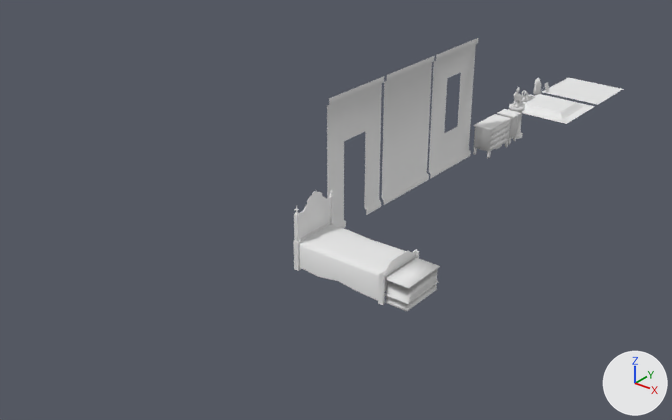
A saved change to the FBX model Docs/FBX/QuartoIrmãoMaisVelho.fbx.
Camera for both pictures: a 50 mm camera at (12.7, -33.7, 10.7) aimed at (-1.1, -16.4, 0.0). The axes (+X, +Y, +Z) are drawn at lower right. The lights are the same throughout.

Objects in the first picture: 'BauIrmaoMV', 'CamaIrmaoMV', 'ChaoIrmaoMV', 'ComodaIrmaoMV', 'CriadoIrmaoMV', 'EstatuaCabra', 'EstatuaCobra', 'EstatuaCoelho', 'ParedeIrmaoMV', 'ParedeJanelaIrmaoMV', 'ParedePortaIrmaoMV', 'PilarEstatuas', 'TetoIrmaoMV'.
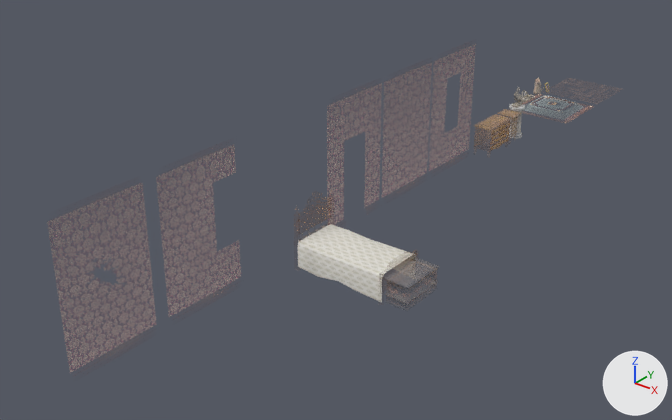
What changed in the scene script:
```text
Add img_atlasquartoirmaomaisvelho_png:
    img_atlasquartoirmaomaisvelho_png = load_image('AtlasQuartoIrmaoMaisVelho.png', '../Texturas/AtlasQuartoIrmaoMaisVelho.png', 1024, 1024, 'Non-Color')
Change mat_atlas:
    add n2 = _N.new('ShaderNodeTexImage'); n2.name = 'Image Texture'
    add n2.image = img_atlasquartoirmaomaisvelho_png
    add n3 = _N.new('ShaderNodeTexImage'); n3.name = 'Image Texture.001'
    add n3.image = img_atlasquartoirmaomaisvelho_png
    where n0 = _N.new('ShaderNodeBsdfPrincipled'); n0.name = 'Principled BSDF'
    add _L.new(n2.outputs[0], n0.inputs[0])  # 'Color' to 'Base Color'
    add _L.new(n3.outputs[0], n0.inputs[4])  # 'Color' to 'Alpha'
Add me_paredeirmaomv_005:
    me_paredeirmaomv_005.from_pydata(...)  # 16 vertices, 9 faces; spans x 0.0..0.07, y -1.08..1.08, z 0.0..3.59
    me_paredeirmaomv_005.materials.append(mat_atlas)
Add me_paredeirmaomv_004:
    me_paredeirmaomv_004.from_pydata(...)  # 16 vertices, 7 faces; spans x 0.0..0.07, y -1.08..1.08, z 0.0..3.59
    me_paredeirmaomv_004.materials.append(mat_atlas)
Add ob_paredeirmaomv_002:
    ob_paredeirmaomv_002 = bpy.data.objects.new('ParedeIrmaoMV.002', me_paredeirmaomv_005)
    ob_paredeirmaomv_002.location = (-0.29, -24.35, -0.01)
Add ob_paredeirmaomv_001:
    ob_paredeirmaomv_001 = bpy.data.objects.new('ParedeIrmaoMV.001', me_paredeirmaomv_004)
    ob_paredeirmaomv_001.location = (-0.29, -21.85, -0.01)
```

Boxes (x1, y1, x2, y2) around the edits, measured in the pictures (672 x 420 px):
'CamaIrmaoMV', surface changed: (294, 188, 419, 305) in both
'ParedeIrmaoMV', surface changed: (382, 56, 435, 205) in both
'ParedePortaIrmaoMV', surface changed: (327, 76, 384, 228) in both
'ParedeJanelaIrmaoMV', surface changed: (429, 38, 478, 179) in both
'ParedeIrmaoMV.002', added: after (47, 182, 156, 373)
'ParedeIrmaoMV.001', added: after (156, 146, 241, 317)
'BauIrmaoMV', surface changed: (385, 258, 440, 311) in both
'TetoIrmaoMV', surface changed: (508, 94, 595, 124) in both
'ChaoIrmaoMV', surface changed: (542, 78, 623, 105) in both
'ComodaIrmaoMV', surface changed: (473, 114, 512, 158) in both
'PilarEstatuas', surface changed: (507, 103, 525, 139) in both
'CriadoIrmaoMV', surface changed: (497, 109, 521, 145) in both
'EstatuaCoelho', surface changed: (511, 87, 523, 108) in both
'EstatuaCabra', surface changed: (533, 77, 541, 95) in both
'EstatuaCobra', surface changed: (522, 90, 535, 102) in both
'RetratoTobias', surface changed: (542, 82, 550, 93) in both
